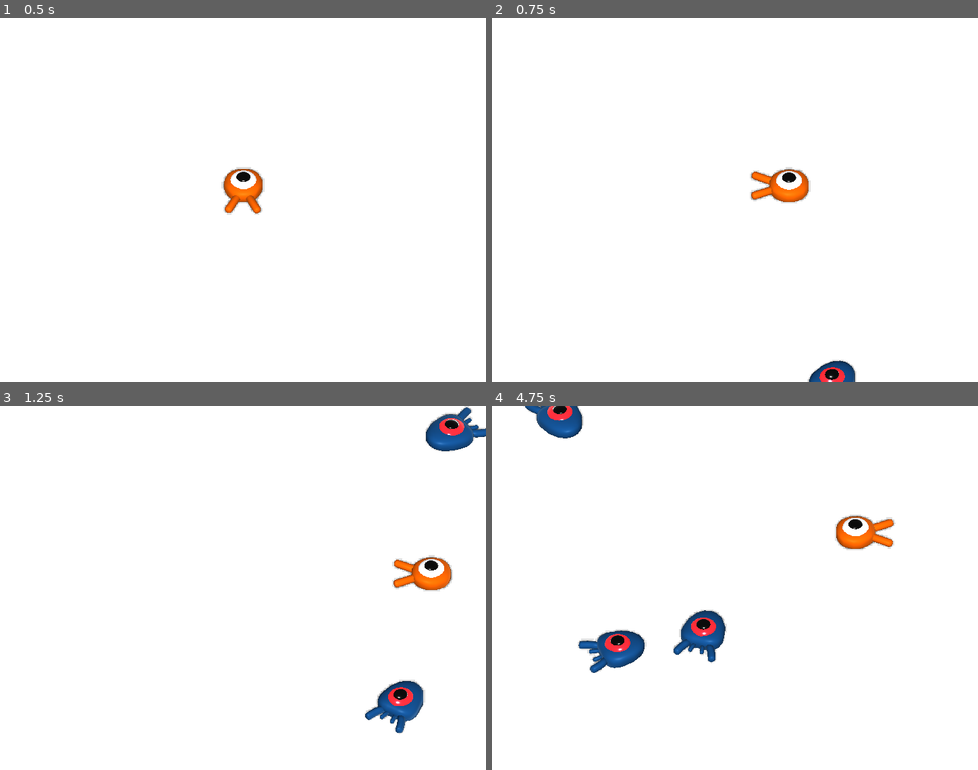
Above: before the commit, frames 1-4 (two rows, left to right).
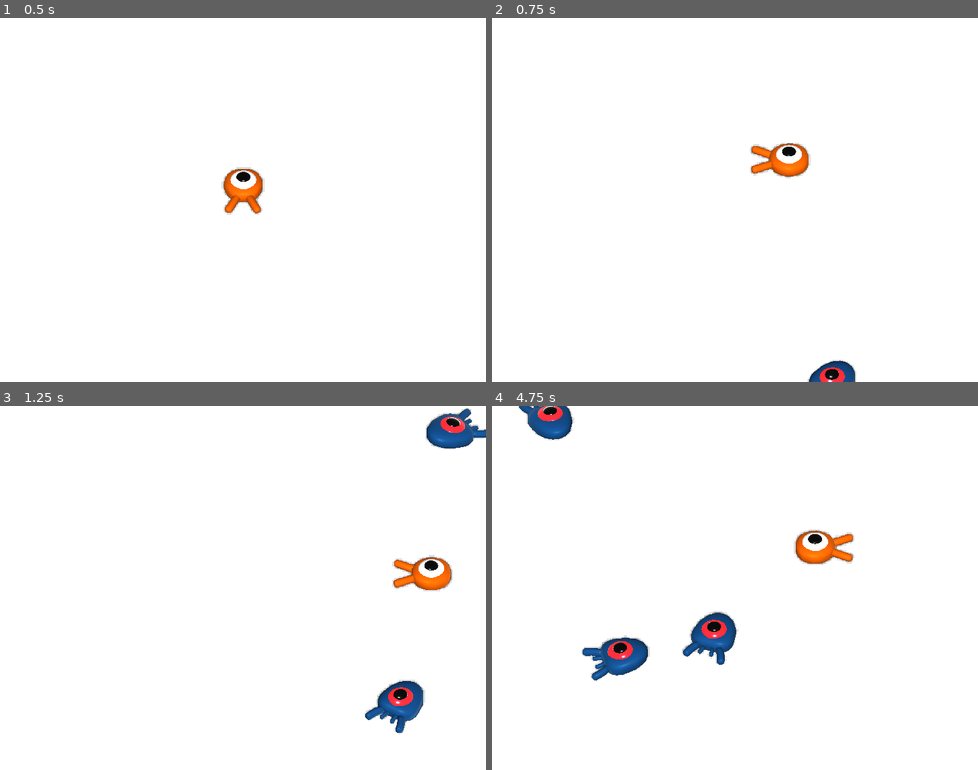
Above: after the commit, the same moments.

Repository: MaeIg/GodotTutorial
Game: Godot game, scene res://scenes/Main.tscn
Same seed, same stepped clock (60 frames per second), same inputs: the game is played once before the commit and once after it. The project has no main scene, so this scene is started directly.
Inputs:
- Up to frame 1 (0.5 s): no input
- Up to frame 2 (0.75 s): tap Enter at 0.5 s; hold D (move_right) from 0.53 s (still down); tap Space (jump) at 0.6 s
- Up to frame 3 (1.25 s): keep holding D (move_right); tap Space (jump) at 0.77, 1.07 s
- Up to frame 4 (4.75 s): release D (move_right) at 1.28 s; hold S (move_back) 1.28-2.03 s; tap Space (jump) at 1.35, 1.52, 1.82, 2.1, 2.85, 3.02, 3.32, 3.6, 3.77, 4.07, 4.35, 4.52 s; hold D (move_right) 2.03-2.78 s; hold Z (move_forward) 2.78-3.53 s; hold Q (move_left) from 3.53 s (still down)

Frame 1 is identical in both runs. In frame 2, 1.4% of the frame differs, in the area x 53-66%, y 34-51%; in frame 3, 0.4%; in frame 4, 4.5%, in the area x 5-84%, y 0-76%.

Commit message:
feat(3d): handle jump

Diff:
--- a/3d/scenes/Player.gd
+++ b/3d/scenes/Player.gd
@@ -4,6 +4,8 @@
 export var speed = 14
 # The downward acceleration when in the air, in meters per second squared.
 export var fall_acceleration = 75
+# Vertical impulse applied to the character upon jumping in meters per second.
+export var jump_impulse = 20
 
 var velocity = Vector3.ZERO
 
@@ -27,6 +29,10 @@
 		direction = direction.normalized()
 		$Pivot.look_at(translation + direction, Vector3.UP)
 
+	# Jumping.
+	if is_on_floor() and Input.is_action_just_pressed("jump"):
+		velocity.y += jump_impulse
+
 	# Ground velocity
 	velocity.x = direction.x * speed
 	velocity.z = direction.z * speed
